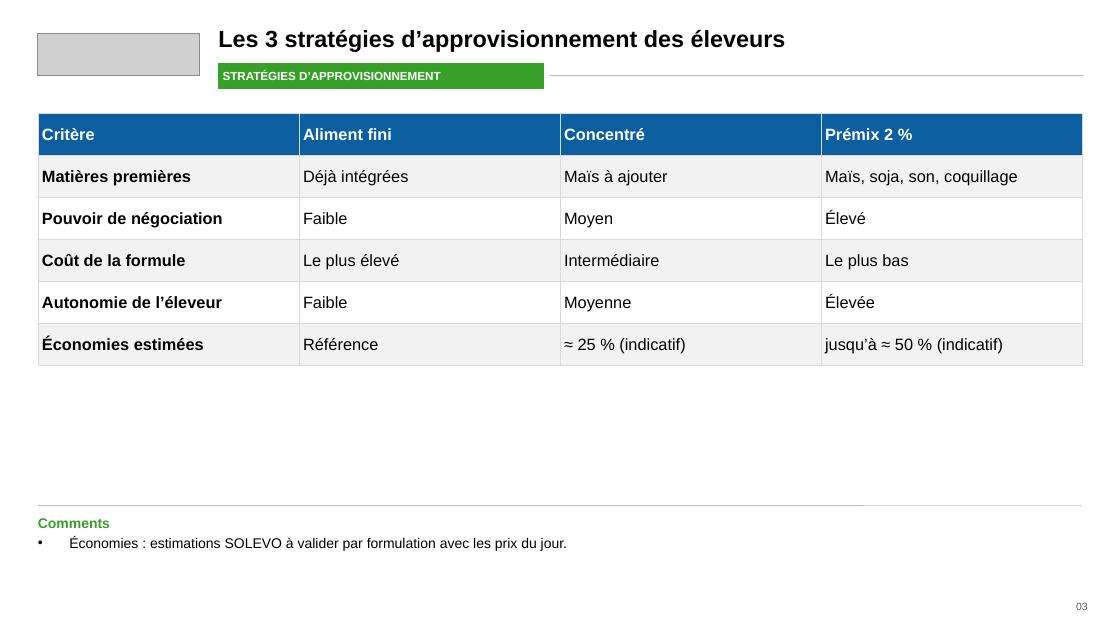
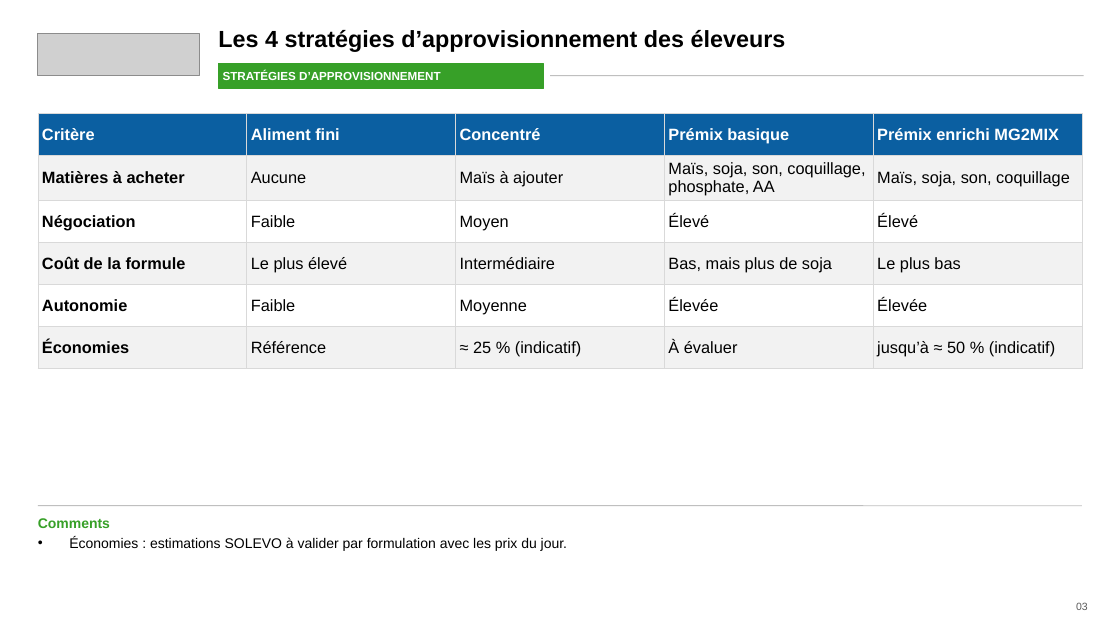
Before and after one commit to lehito1989/sisse-kaba-APP, a slide deck: slide 3 of static/SOLEVO_Offre_Filiere_Avicole_corrigee_2026-11-15.pptx. Drawn at 1120x630 pixels with LibreOffice and Linux fonts; fonts in the diff are those of the drawing; grey boxes stand for pictures. Boxes give left, top, right and bottom in pixels: in the first picture for what was removed or moved away, otherwise in the second. Text is boxed around its words. In the diff, an @@ line names an element or a change of style, - is before the commit and + after.

```diff
--- a/static/SOLEVO_Offre_Filiere_Avicole_corrigee_2026-11-15.pptx
+++ b/static/SOLEVO_Offre_Filiere_Avicole_corrigee_2026-11-15.pptx
@@ text at (218, 30, 786, 52): text changed @@
-Les 3 stratégies d’approvisionnement des éleveurs
+Les 4 stratégies d’approvisionnement des éleveurs
@@ table at (38, 113, 1084, 360) @@
-column 1: Critère | Matières premières | Pouvoir de négociation | Coût de la formule | Autonomie de l’éleveur | Économies estimées
+column 1: Critère | Matières à acheter | Négociation | Coût de la formule | Autonomie | Économies
-column 2, row 2: Déjà intégrées
+column 2, row 2: Aucune
-column 4: Prémix 2 % | Maïs, soja, son, coquillage | Élevé | Le plus bas | Élevée | jusqu’à ≈ 50 % (indicatif)
+column 4: Prémix basique | Maïs, soja, son, coquillage, phosphate, AA | Élevé | Bas, mais plus de soja | Élevée | À évaluer
+column 5: Prémix enrichi MG2MIX | Maïs, soja, son, coquillage | Élevé | Le plus bas | Élevée | jusqu’à ≈ 50 % (indicatif)
```
Also in this commit, not shown: 1 other slide changed, 3 other files.
